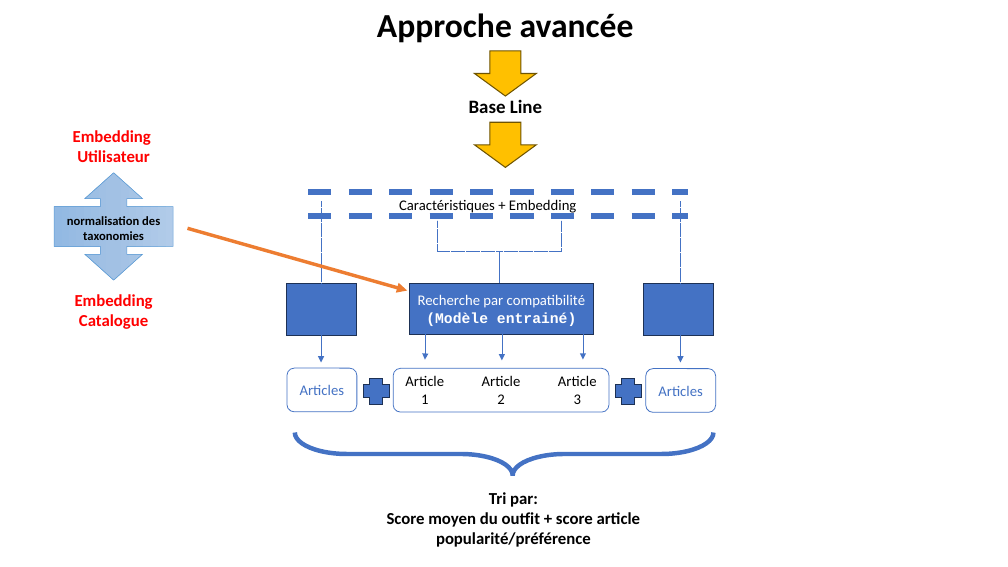
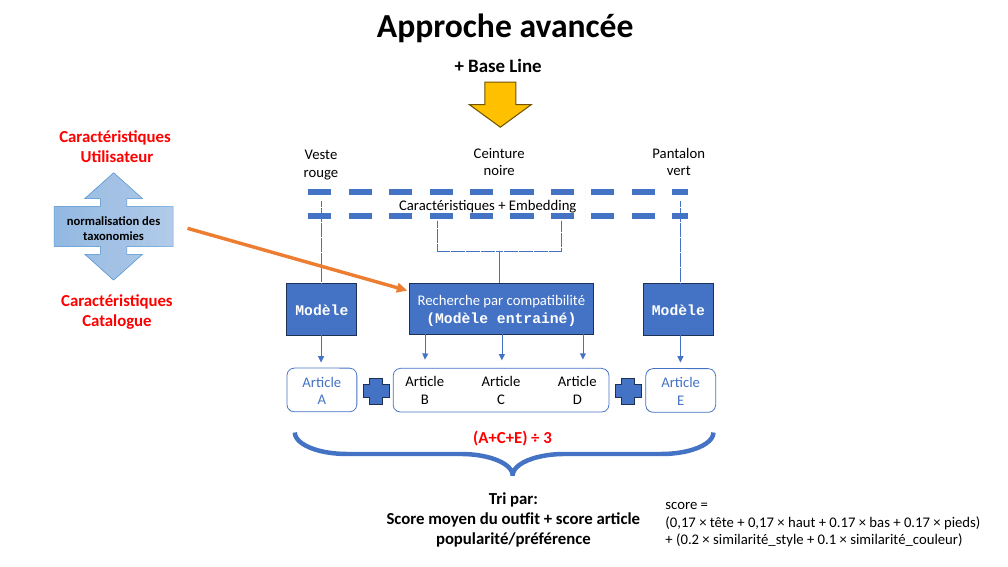
Before and after one commit to Ace4teaM/OCR-FashionInsta, a slide deck: slide 16 of POC.pptx. Drawn at 1008x567 pixels with LibreOffice and Linux fonts; fonts in the diff are those of the drawing. Boxes give left, top, right and bottom in pixels: in the first picture for what was removed or moved away, otherwise in the second. Text is boxed around its words. In the diff, an @@ line names an element or a change of style, - is before the commit and + after.

```diff
--- a/POC.pptx
+++ b/POC.pptx
@@ text at bbox=[468, 58, 541, 72]: text changed @@
-Base Line
++ Base Line
@@ down arrow: place and size @@
-down arrow at bbox=[475, 51, 537, 96]
+down arrow at bbox=[470, 82, 532, 128]
@@ text at bbox=[59, 130, 170, 145]: text changed @@
-Embedding
+Caractéristiques
@@ text added at bbox=[304, 149, 339, 180], 14 pt, text #000000 @@
+Veste rouge
@@ text added at bbox=[474, 148, 525, 175], 14 pt, text #000000 @@
+Ceinture noire
@@ down arrow removed at bbox=[475, 123, 537, 168] @@
@@ text added at bbox=[652, 147, 705, 175], 14 pt, text #000000 @@
+Pantalon vert
@@ text at bbox=[61, 294, 172, 329]: text changed @@
-Embedding Catalogue
+Caractéristiques Catalogue
@@ text in rectangle at bbox=[295, 304, 348, 315]: text added @@
+Modèle
@@ text in rectangle at bbox=[652, 304, 705, 315]: text added @@
+Modèle
@@ text in rounded rectangle at bbox=[302, 377, 341, 404]: text changed @@
-Articles
+Article
+A
@@ text in rounded rectangle at bbox=[661, 377, 700, 405]: text changed @@
-Articles
+Article
+E
@@ text at bbox=[421, 394, 429, 404]: text changed @@
-1
+B
@@ text at bbox=[497, 394, 505, 404]: text changed @@
-2
+C
@@ text at bbox=[573, 394, 582, 404]: text changed @@
-3
+D
@@ text added at bbox=[473, 430, 551, 446], 16 pt, text #FF0000, bold @@
+(A+C+E) ÷ 3
@@ text added at bbox=[665, 502, 980, 547], 14 pt, text #000000 @@
+score =
+(0,17 × tête + 0,17 × haut + 0.17 × bas + 0.17 × pieds)
++ (0.2 × similarité_style + 0.1 × similarité_couleur)
```
Also in this commit, not shown: 13 other slides changed, 2 slides added, 4 slides removed, 2 other files.
